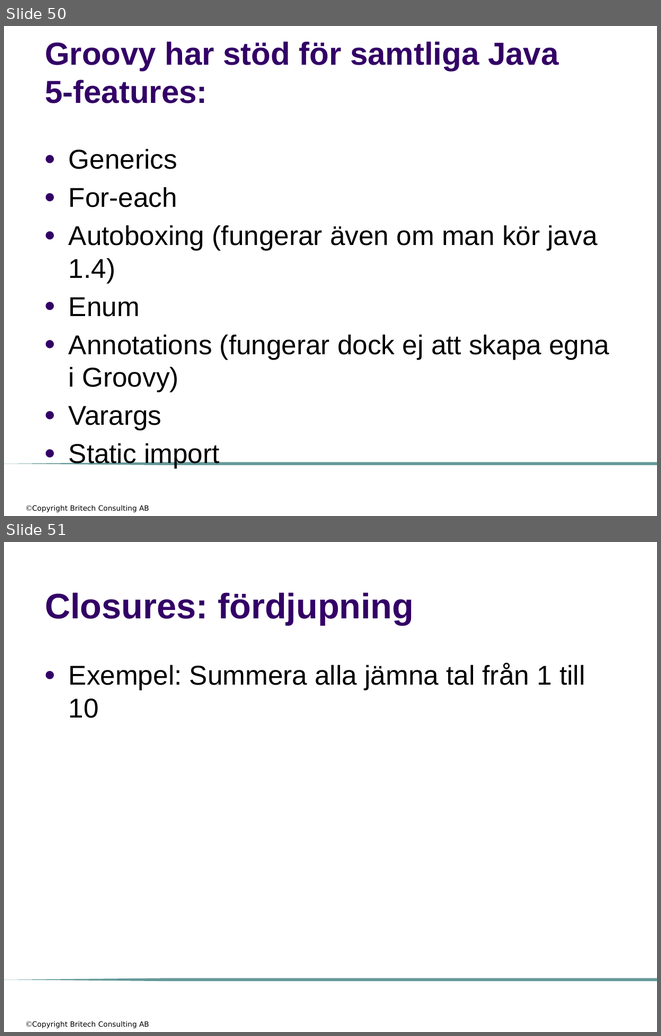
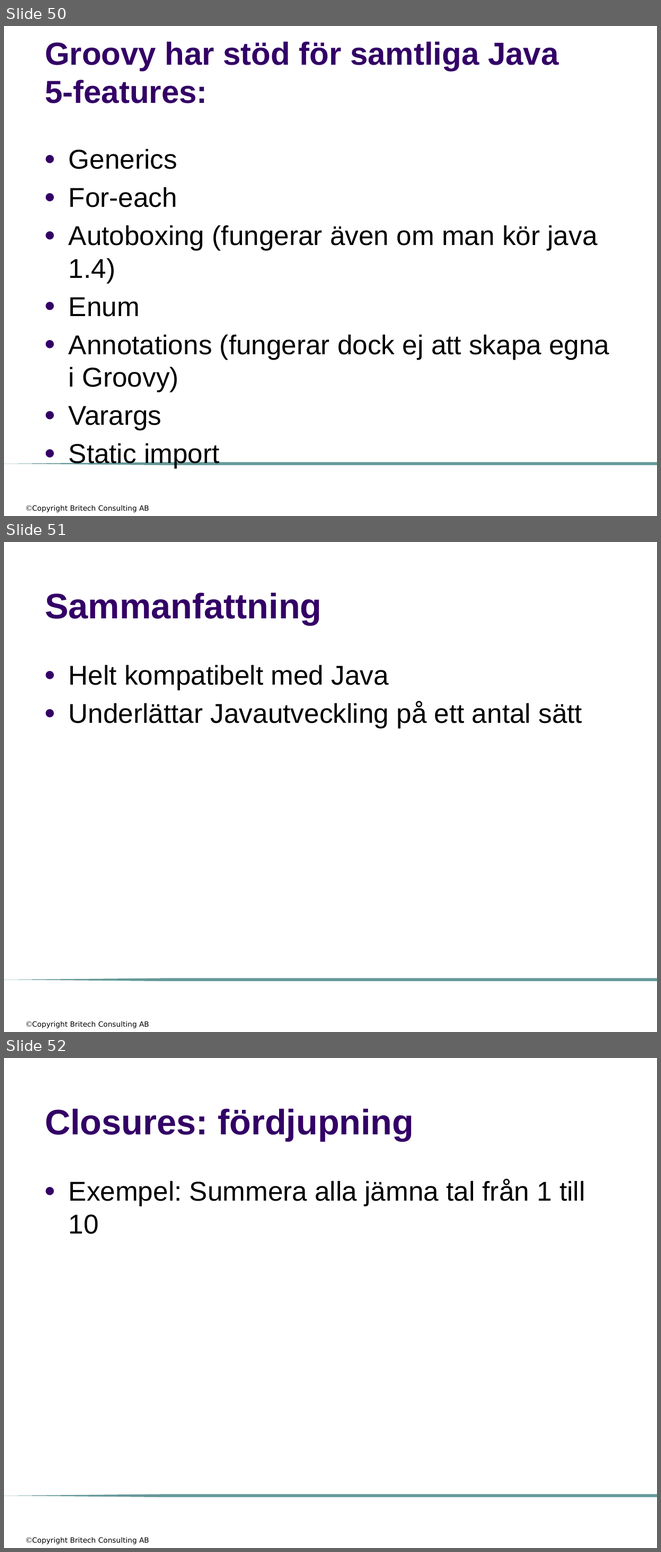
Before and after one commit to me97esn/groovyseminarium, a slide deck: groovyseminarie/dokument/groovyseminarium_source_w_logo.pptx. Shown one above the other, each under a label of ours: slides 50 and 51 before the commit, slides 50, 51 and 52 after it. The pictures are 661x1036 and 661x1552 pixels, drawn with LibreOffice and Linux fonts; fonts in the diff are those of the drawing; background and template pictures are left out. Boxes give left, top, right and bottom in pixels: in the first picture for what was removed or moved away, otherwise in the second. Text is boxed around its words. In the diff, an @@ line names an element or a change of style, - is before the commit and + after.

Commit message:
lagt till en sammanfattning

```diff
--- a/groovyseminarie/dokument/groovyseminarium_source_w_logo.pptx
+++ b/groovyseminarie/dokument/groovyseminarium_source_w_logo.pptx
@@ slide 51 added at [4, 542, 657, 1032], background #FFFFFF; not listed: 2 template elements that a slide beside it also shows @@
@@ title added at [45, 592, 321, 625], 39 pt, text #330066, bold @@
+Sammanfattning
@@ text added at [69, 664, 582, 728], 30 pt, text #000000 @@
+● Helt kompatibelt med Java
+● Underlättar Javautveckling på ett antal sätt
@@ what was slide 51 is now slide 52 @@
```
